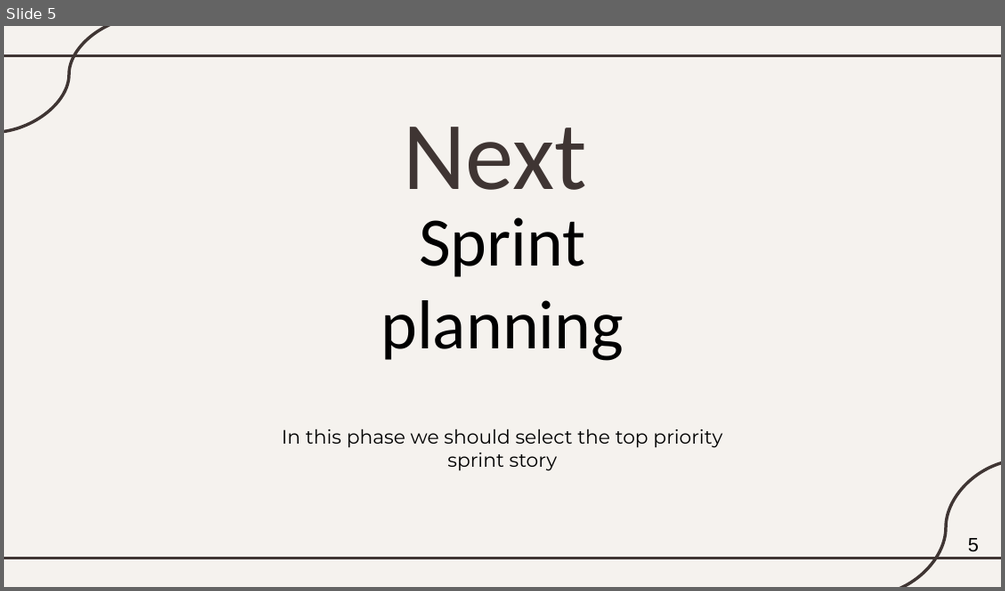
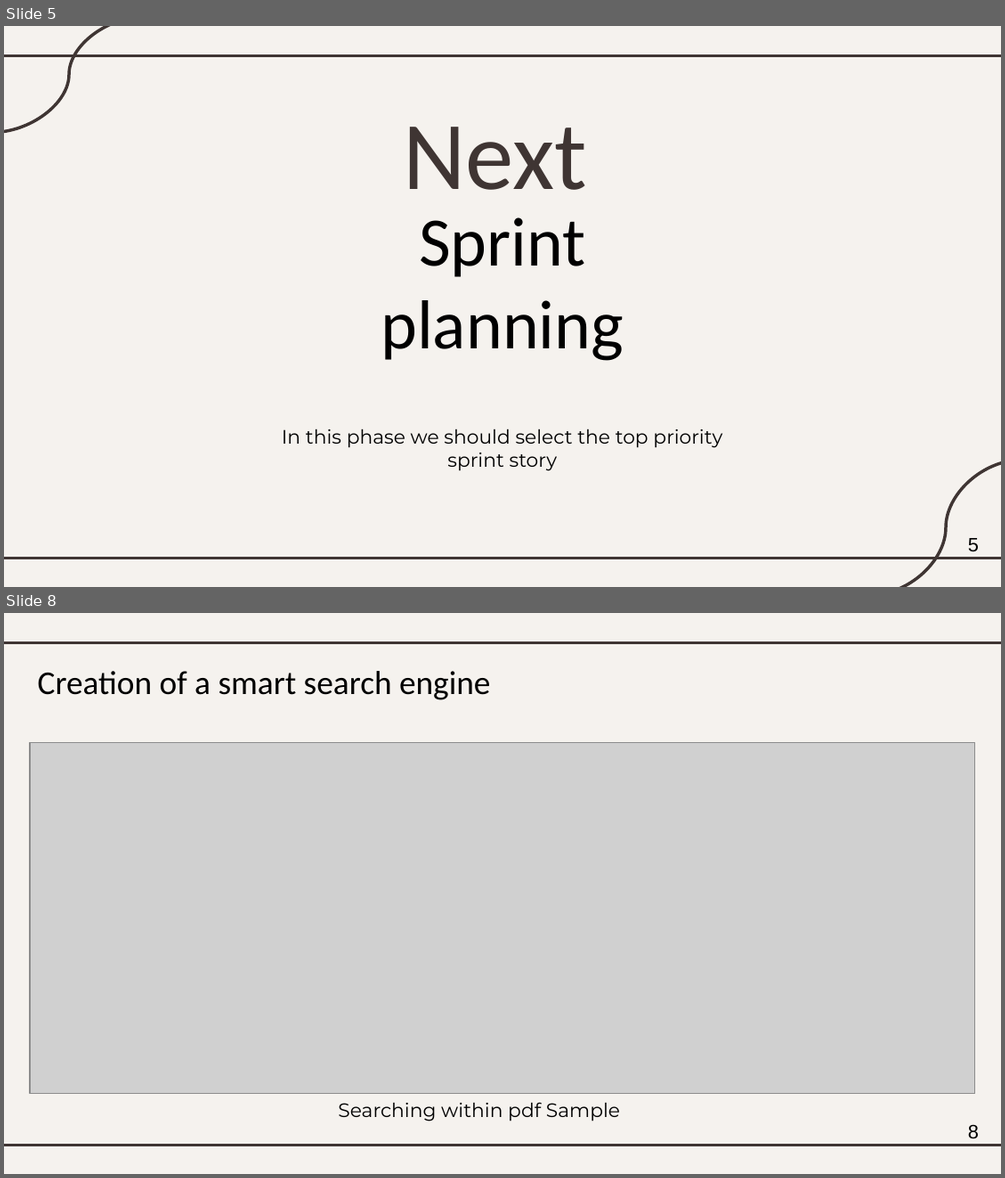
Before and after one commit to samar-savage/Audit, a slide deck: scrum slide ppt.pptx. Shown one above the other, each under a label of ours: slide 5 before the commit, slides 5 and 8 after it; the slides between them are not shown. The pictures are 1005x591 and 1005x1178 pixels, drawn with LibreOffice and Linux fonts; fonts in the diff are those of the drawing; grey boxes stand for pictures. Boxes give left, top, right and bottom in pixels: in the first picture for what was removed or moved away, otherwise in the second. Text is boxed around its words. In the diff, an @@ line names an element or a change of style, - is before the commit and + after.

```diff
--- a/scrum slide ppt.pptx
+++ b/scrum slide ppt.pptx
@@ slide 8 added at [4, 613, 1001, 1174], background #F5F2EE; not listed: 2 template elements that a slide beside it also shows @@
@@ title added at [38, 671, 490, 700], 24 pt, text #000000 @@
+Creation of a smart search engine
@@ picture added at [30, 743, 975, 1094] @@
@@ subtitle added at [338, 1102, 620, 1121], 14 pt, text #000000 @@
+Searching within pdf Sample
@@ text added at [968, 1124, 979, 1139], 14 pt, text #000000 @@
+8
```
Also in this commit, not shown: 7 slides changed, 1 other slide added, 11 other files.
